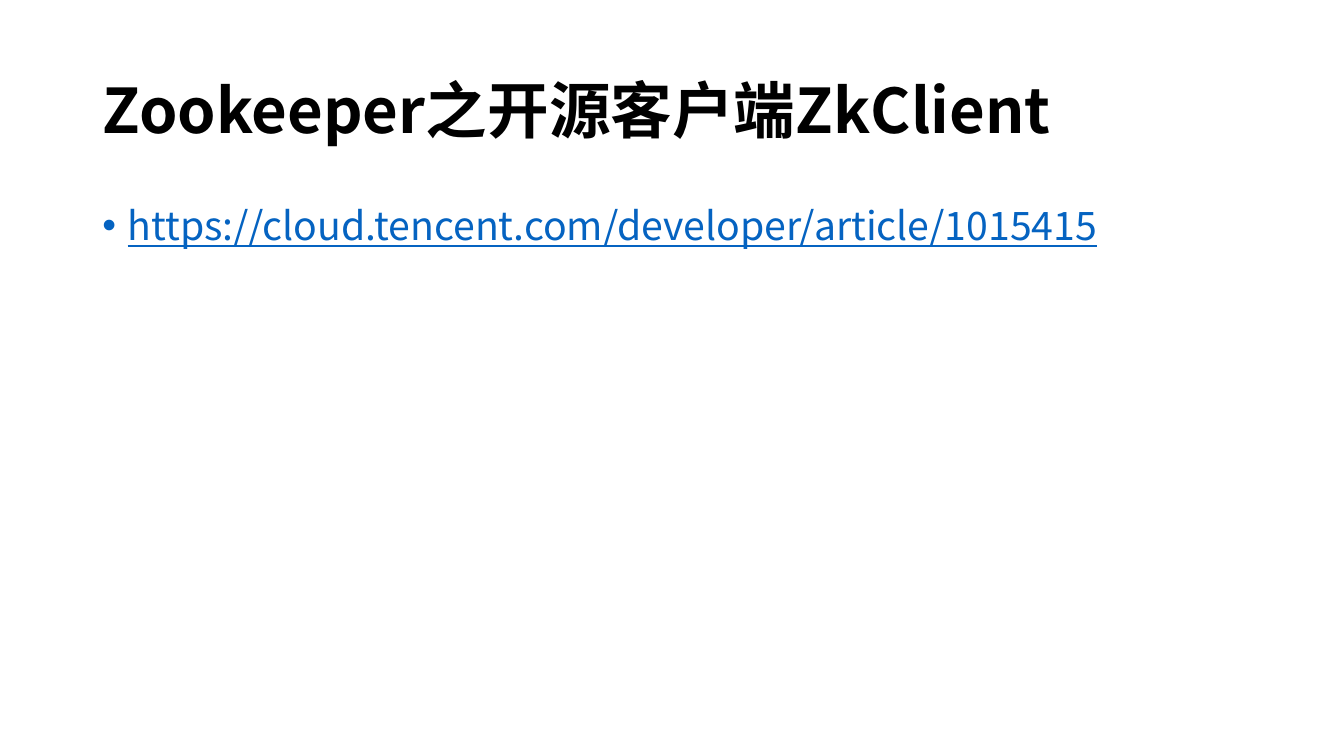
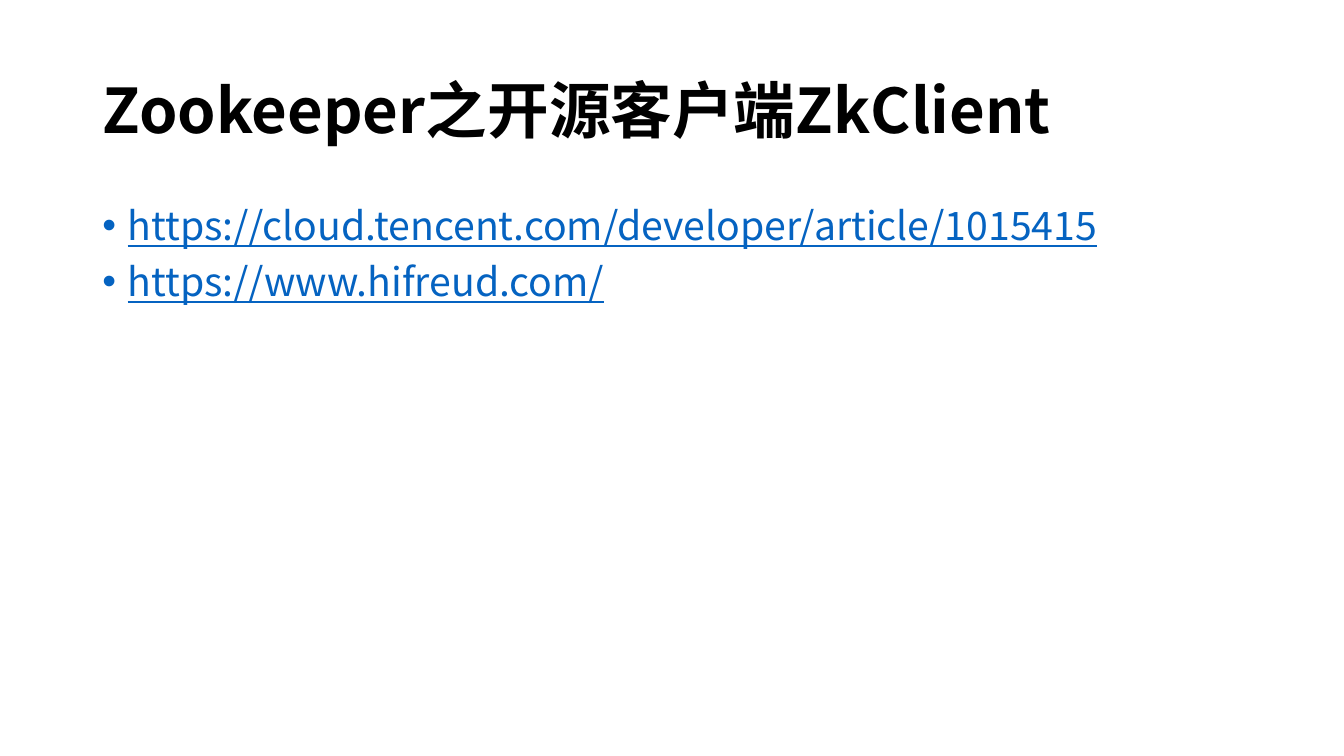
Before and after one commit to MarkShen1992/PPT-template, a slide deck: slide 2 of majoy/ZooKeeper教程.pptx. Drawn at 1344x756 pixels with LibreOffice and Linux fonts; fonts in the diff are those of the drawing. Boxes give left, top, right and bottom in pixels: in the first picture for what was removed or moved away, otherwise in the second. Text is boxed around its words. In the diff, an @@ line names an element or a change of style, - is before the commit and + after.

Commit message:
add a link

```diff
--- a/majoy/ZooKeeper教程.pptx
+++ b/majoy/ZooKeeper教程.pptx
@@ text at (x1=128, y1=264, x2=604, y2=305): paragraph added @@
+• https://www.hifreud.com/
```
